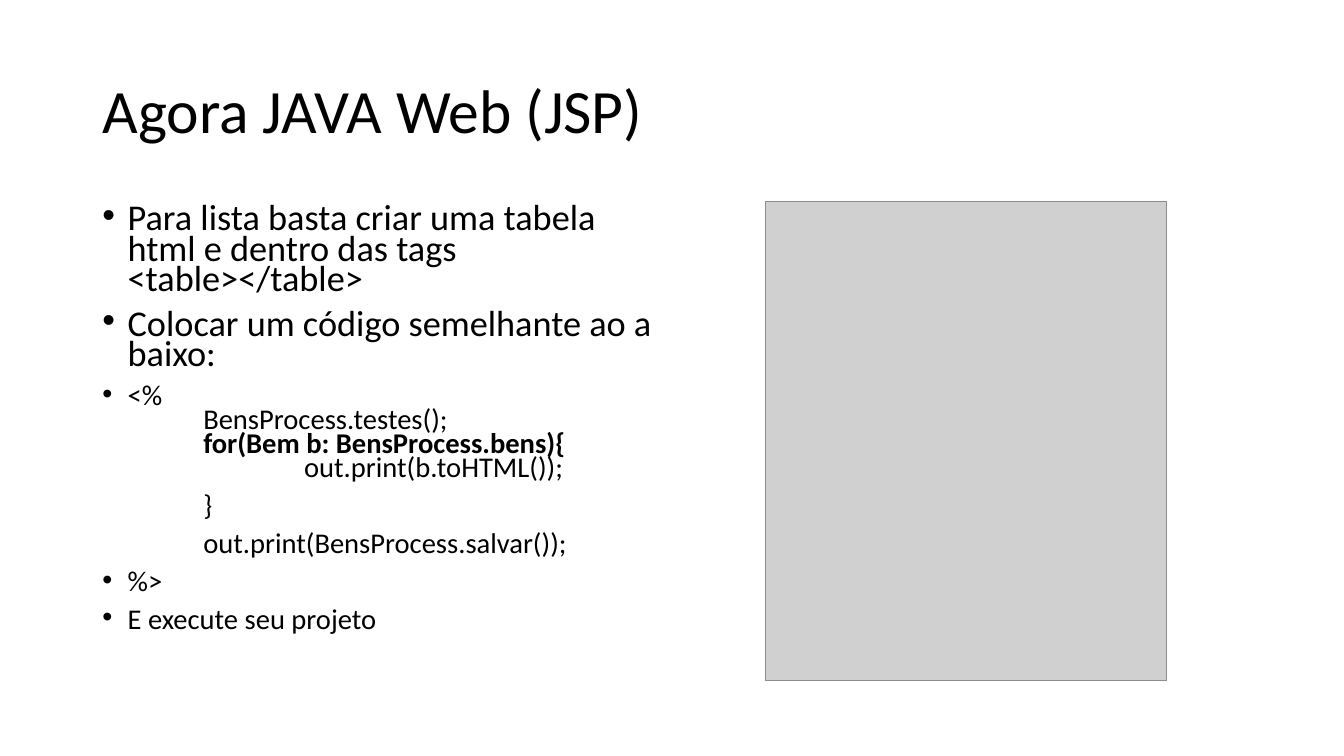
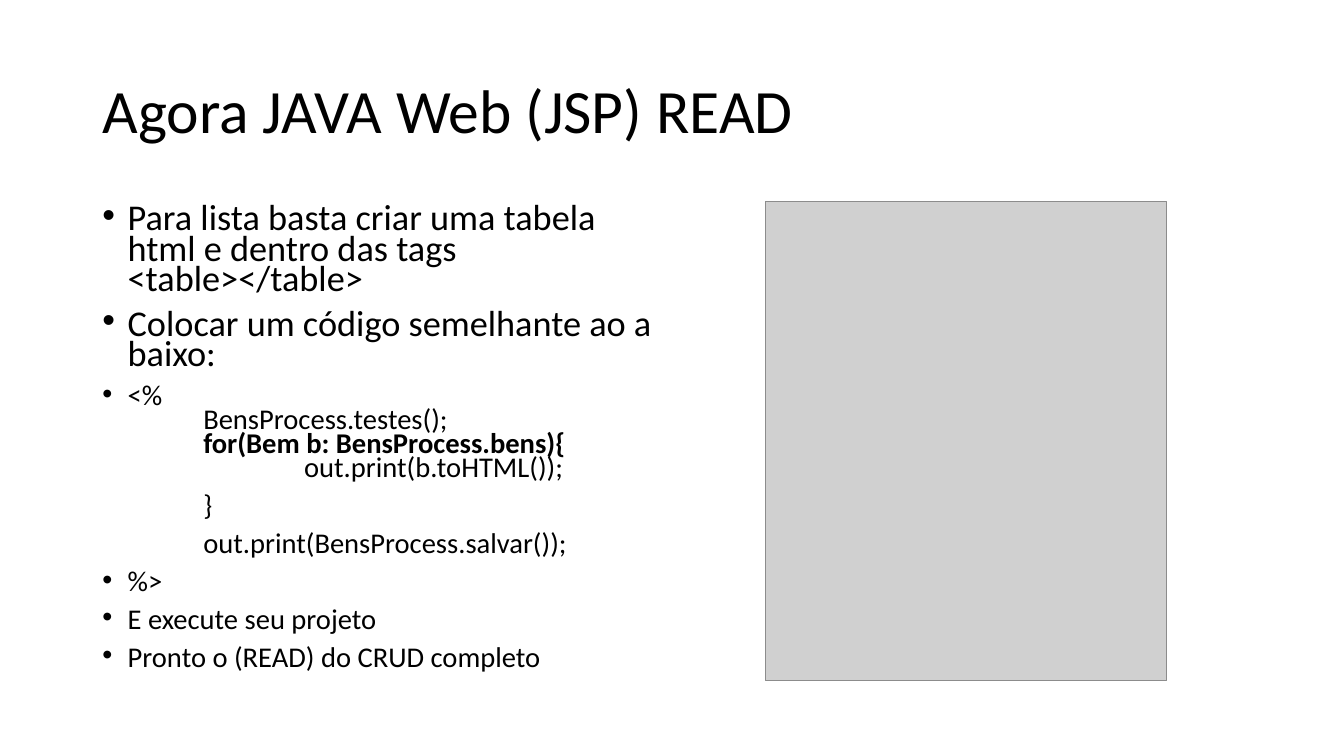
Before and after one commit to wellifabio/senai2021, a slide deck: slide 11 of 2des/pwbe/aula03/Tutorial CRUD – MVC – JAVA WEB.pptx. Drawn at 1344x756 pixels with LibreOffice and Linux fonts; fonts in the diff are those of the drawing; grey boxes stand for pictures. Boxes give left, top, right and bottom in pixels: in the first picture for what was removed or moved away, otherwise in the second. Text is boxed around its words. In the diff, an @@ line names an element or a change of style, - is before the commit and + after.

```diff
--- a/2des/pwbe/aula03/Tutorial CRUD – MVC – JAVA WEB.pptx
+++ b/2des/pwbe/aula03/Tutorial CRUD – MVC – JAVA WEB.pptx
@@ title at (102, 88, 792, 144): text changed @@
-Agora JAVA Web (JSP)
+Agora JAVA Web (JSP) READ
@@ text at (128, 646, 541, 672): paragraph added @@
+• Pronto o (READ) do CRUD completo
```
Also in this commit, not shown: 1 slide added, 3 other files.
